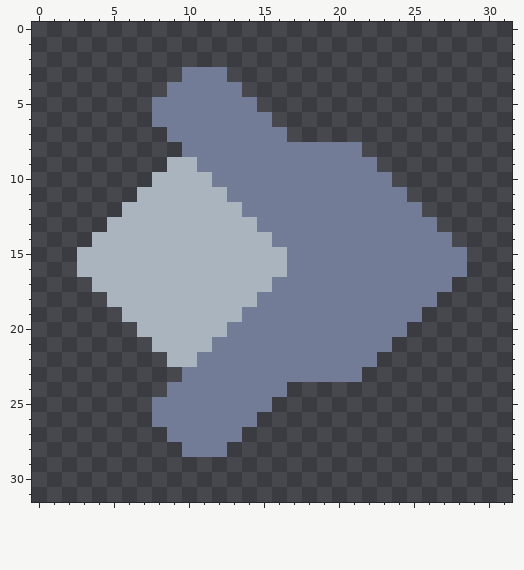
Pixel-art sprite, stored at assets/sprites/units/stellar/electron-foot.png. Above is the file before it was changed.
The file is 32x32 pixels.
After the commit:
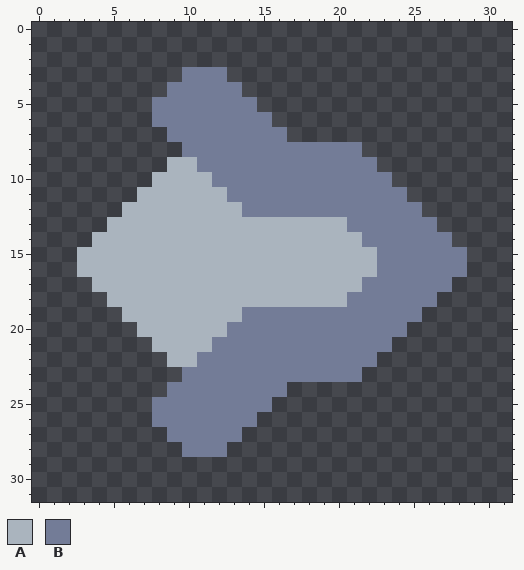
Palette (. is transparent): A #aab4be  B #737c97
Difference:
@@ x 13..24 @@
 12 ABBBBBBBBBBB
-13 AABBBBBBBBBB
-14 AAABBBBBBBBB
-15 AAAABBBBBBBB
-16 AAAABBBBBBBB
-17 AAABBBBBBBBB
-18 AABBBBBBBBBB
+13 AAAAAAAABBBB
+14 AAAAAAAAABBB
+15 AAAAAAAAAABB
+16 AAAAAAAAAABB
+17 AAAAAAAAABBB
+18 AAAAAAAABBBB
 19 ABBBBBBBBBBB
Pixel boxes of the changes (left, top, right, bottom) in both pictures:
changed: (257, 217, 377, 307)
